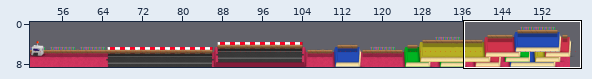
An edit to a level. Tiled map, Project Stroke/resources/images/tiled/Level1.tmx. Above: a wide view before the commit, with the close-up outlined.
Close-up. Before:
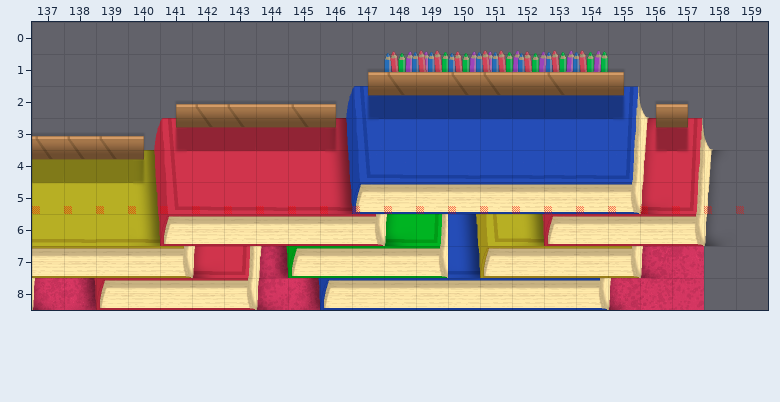
Cells are 64x64 px. Shown: x 137..159, y 0..8. The old version is drawn lined up with the new one.
After the commit:
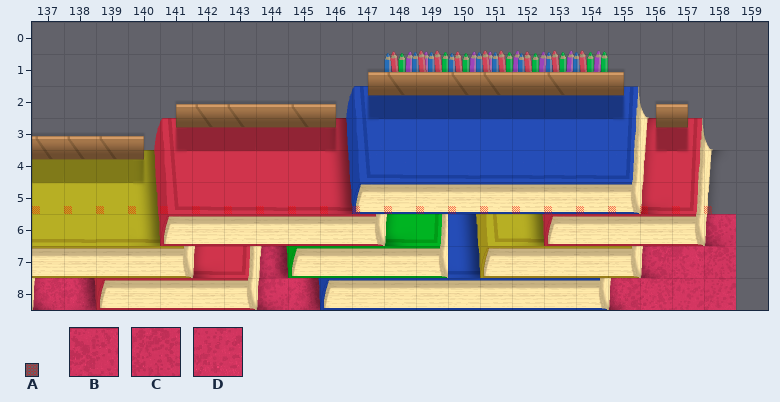
Key: from "collisionTileset": A 0; from "suelo": B 148, C 168, D 188.
_ is an empty cell.
Edits made:
{"change": "map size 160x9 -> 159x9 cells"}
{"where": "layer \"SUELO\""}
{"y":6,"x":158,"old":"_","new":"B"}
{"y":7,"x":158,"old":"_","new":"C"}
{"y":8,"x":158,"old":"_","new":"D"}
{"where": "layer \"Collision\""}
{"y":5,"x":159,"old":"A","new":"_"}
{"label":"changed","picture_box":[704,206,744,310]}
